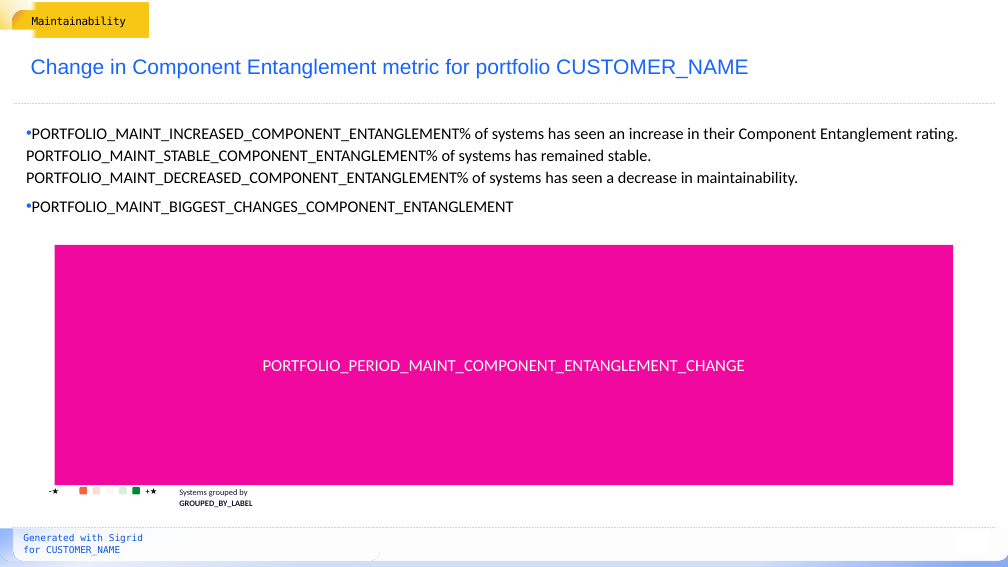
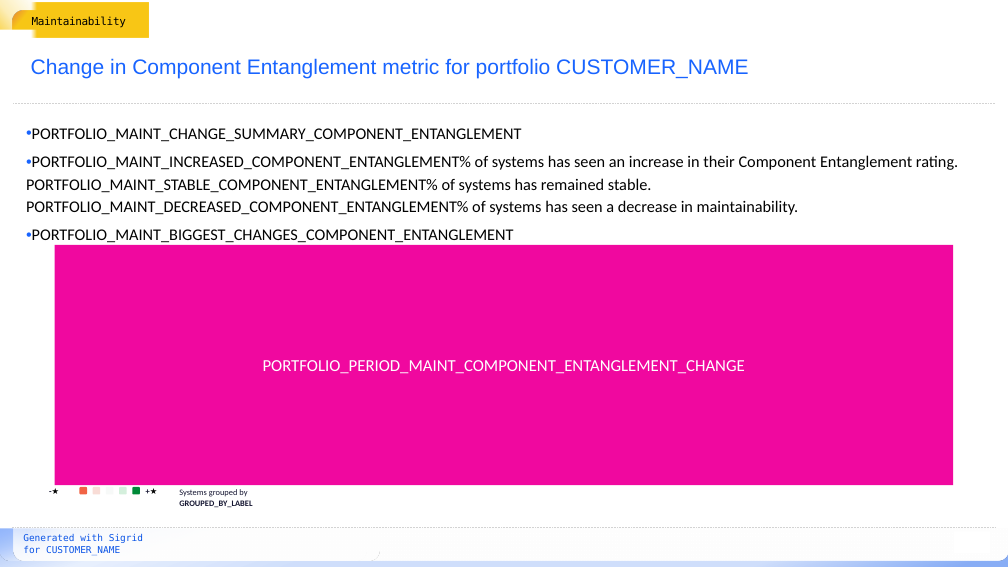
Before and after one commit to Software-Improvement-Group/sigrid-report-generator, a slide deck: slide 16 of src/report_generator/presets/templates/portfolio-metrics.pptx. Drawn at 1008x567 pixels with LibreOffice and Linux fonts; fonts in the diff are those of the drawing; background and template pictures are left out. Boxes give left, top, right and bottom in pixels: in the first picture for what was removed or moved away, otherwise in the second. Text is boxed around its words. In the diff, an @@ line names an element or a change of style, - is before the commit and + after.

```diff
--- a/src/report_generator/presets/templates/portfolio-metrics.pptx
+++ b/src/report_generator/presets/templates/portfolio-metrics.pptx
@@ text at [32,128,522,142]: paragraph added @@
+• PORTFOLIO_MAINT_CHANGE_SUMMARY_COMPONENT_ENTANGLEMENT
```
Also in this commit, not shown: 6 other slides changed, 9 other files.
